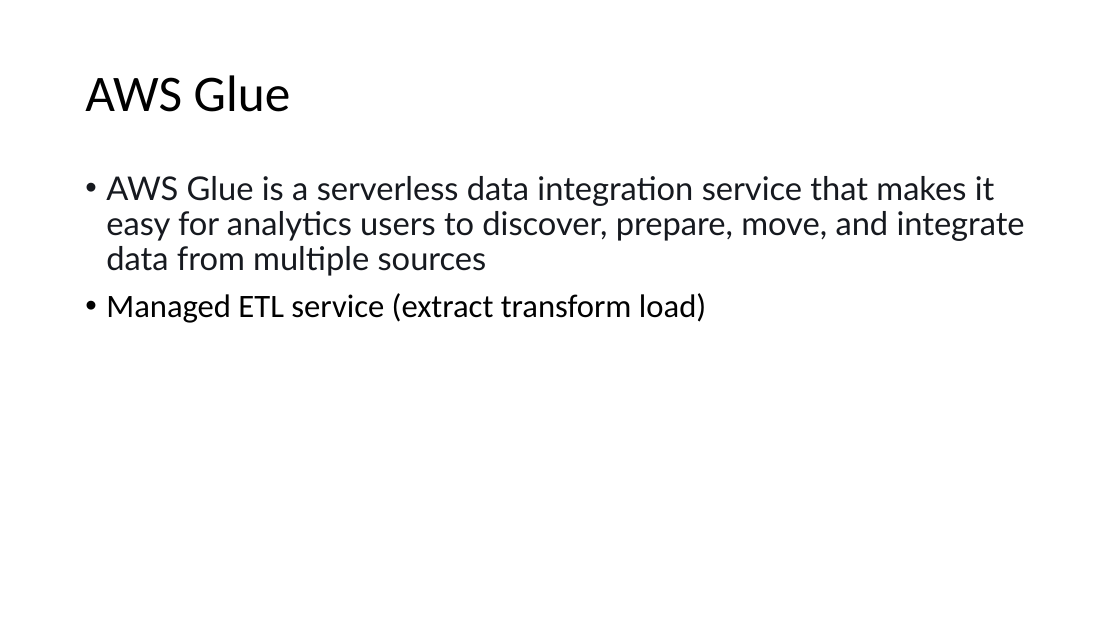
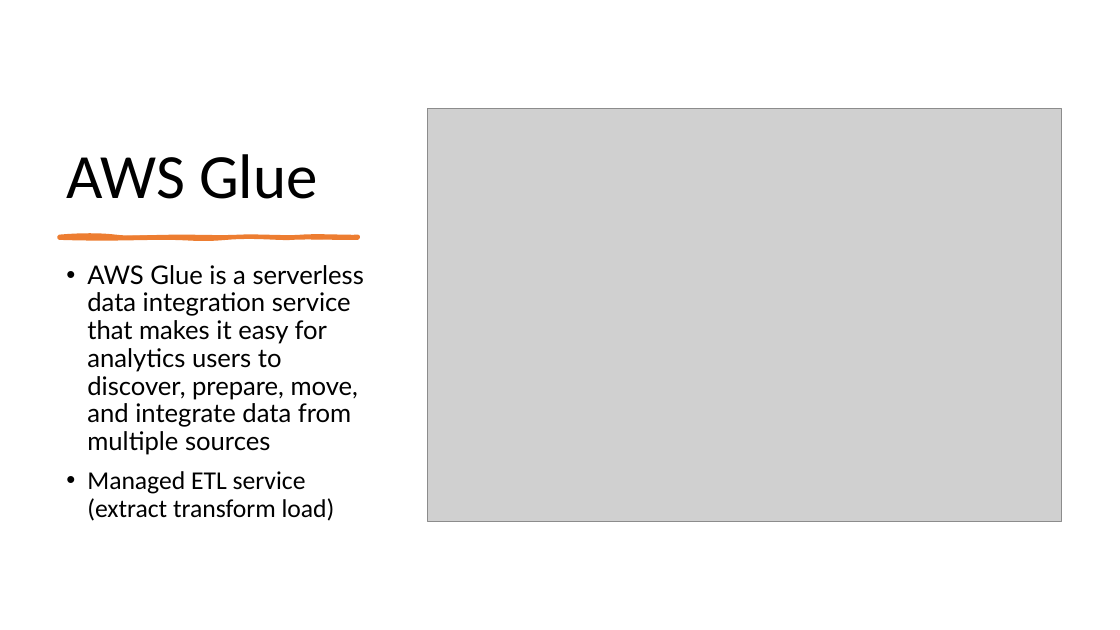
Before and after one commit to IlyaChakun/aws-iba-courses, a slide deck: slide 2 of lecture-materials/Analytics/aws_glue/data.pptx (slide 3 before the commit). Drawn at 1120x630 pixels with LibreOffice and Linux fonts; fonts in the diff are those of the drawing; grey boxes stand for pictures. Boxes give left, top, right and bottom in pixels: in the first picture for what was removed or moved away, otherwise in the second. Text is boxed around its words. In the diff, an @@ line names an element or a change of style, - is before the commit and + after.

```diff
--- a/lecture-materials/Analytics/aws_glue/data.pptx
+++ b/lecture-materials/Analytics/aws_glue/data.pptx
@@ title "AWS Glue": place and size @@
-title "AWS Glue" at box(85, 75, 291, 112)
+title "AWS Glue" at box(66, 154, 318, 199)
@@ title "AWS Glue" at box(66, 154, 318, 199): size 44 to 54 pt; vertical alignment middle to bottom @@
@@ picture added at box(428, 109, 1062, 522) @@
@@ freeform shape added at box(59, 236, 358, 238), fill #ED7D31, outline #ED7D31 3 pt @@
@@ text "AWS Glue is a serverless ...": place and size @@
-text "AWS Glue is a serverless ..." at box(106, 176, 1025, 323)
+text "AWS Glue is a serverless ..." at box(87, 265, 364, 521)
@@ text "AWS Glue is a serverless ..." at box(87, 265, 364, 521): size 28 to 22 pt; text colour #16191F to #000000 in "AWS Glue is a serverless data integration ..." @@
```
Also in this commit, not shown: 7 other slides changed, 2 slides added, 2 slides removed, 10 other files.
